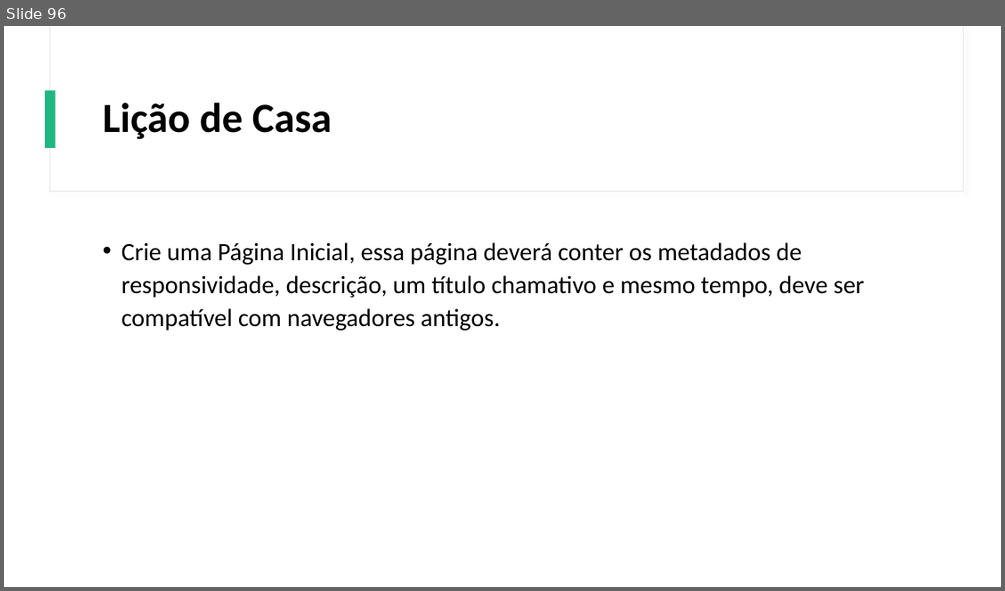
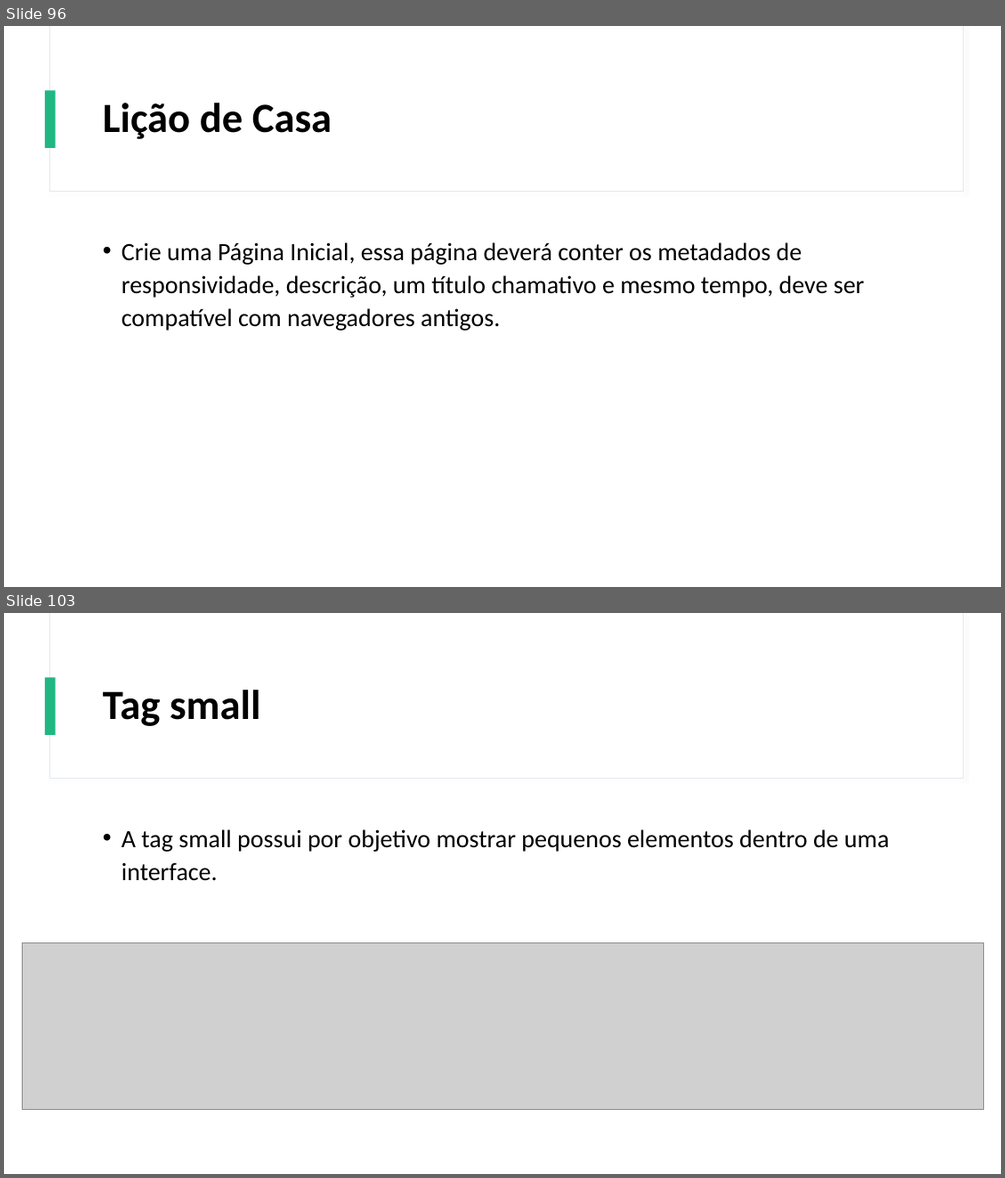
Before and after one commit to Gustavo6401/CursoHTMLCSS, a slide deck: Power Point/Curso de HTML e CSS.pptx. Shown one above the other, each under a label of ours: slide 96 before the commit, slides 96 and 103 after it; the slides between them are not shown. The pictures are 1005x591 and 1005x1178 pixels, drawn with LibreOffice and Linux fonts; fonts in the diff are those of the drawing; grey boxes stand for pictures. Boxes give left, top, right and bottom in pixels: in the first picture for what was removed or moved away, otherwise in the second. Text is boxed around its words. In the diff, an @@ line names an element or a change of style, - is before the commit and + after.

```diff
--- a/Power Point/Curso de HTML e CSS.pptx
+++ b/Power Point/Curso de HTML e CSS.pptx
@@ slide 103 added at (x1=4, y1=613, x2=1001, y2=1174), background #FFFFFF; not listed: 3 template elements that a slide beside it also shows @@
@@ title added at (x1=103, y1=690, x2=260, y2=726), 40 pt, text #000000, bold @@
+Tag small
@@ text added at (x1=121, y1=829, x2=889, y2=881), 24 pt, text #000000 @@
+• A tag small possui por objetivo mostrar pequenos elementos dentro de uma interface.
@@ picture added at (x1=22, y1=943, x2=984, y2=1110) @@
```
Also in this commit, not shown: 14 other slides added, 2 other files.
